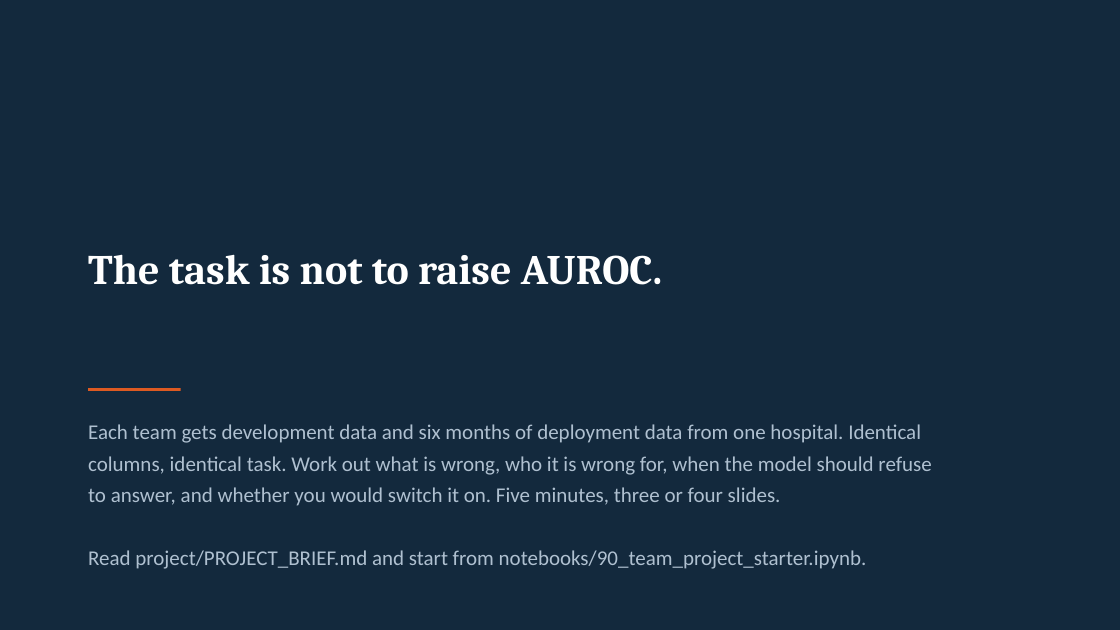
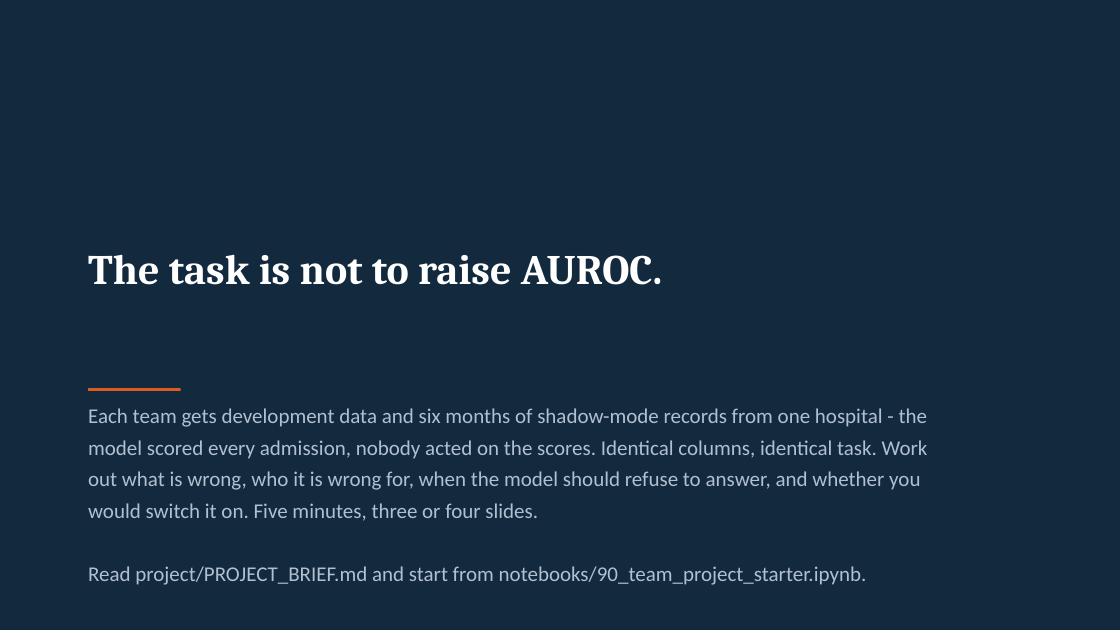
Before and after one commit to vafaei-ar/ai-uncertainty-2026-healthcare, a slide deck: slide 25 of slides/lecture2_deciding_under_uncertainty.pptx. Drawn at 1120x630 pixels with LibreOffice and Linux fonts; fonts in the diff are those of the drawing. Boxes give left, top, right and bottom in pixels: in the first picture for what was removed or moved away, otherwise in the second. Text is boxed around its words. In the diff, an @@ line names an element or a change of style, - is before the commit and + after.

```diff
--- a/slides/lecture2_deciding_under_uncertainty.pptx
+++ b/slides/lecture2_deciding_under_uncertainty.pptx
@@ text at [88,408,928,521]: text changed @@
-Each team gets development data and six months of deployment data from one hospital. Identical columns, identical task. Work out what is wrong, who it is wrong for, when the model should refuse to answer, and whether you would switch it on. Five minutes, three or four slides.
+Each team gets development data and six months of shadow-mode records from one hospital - the model scored every admission, nobody acted on the scores. Identical columns, identical task. Work out what is wrong, who it is wrong for, when the model should refuse to answer, and whether you would switch it on. Five minutes, three or four slides.
```
Also in this commit, not shown: 1 other slide changed, 17 other files.
